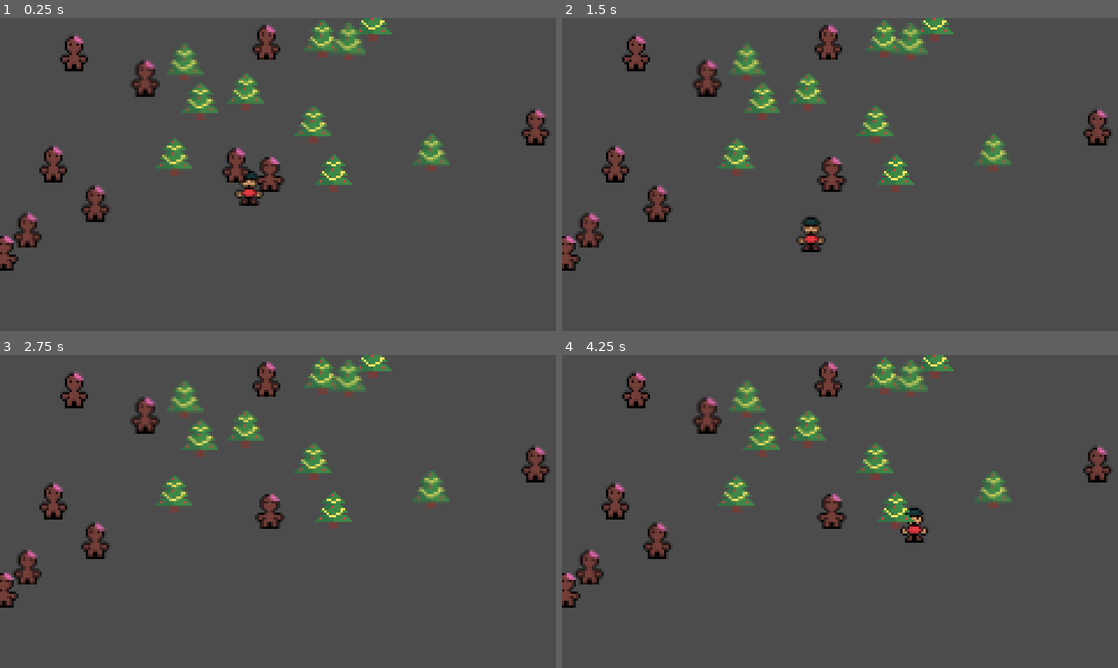
Above: before the commit, frames 1-4 (two rows, left to right).
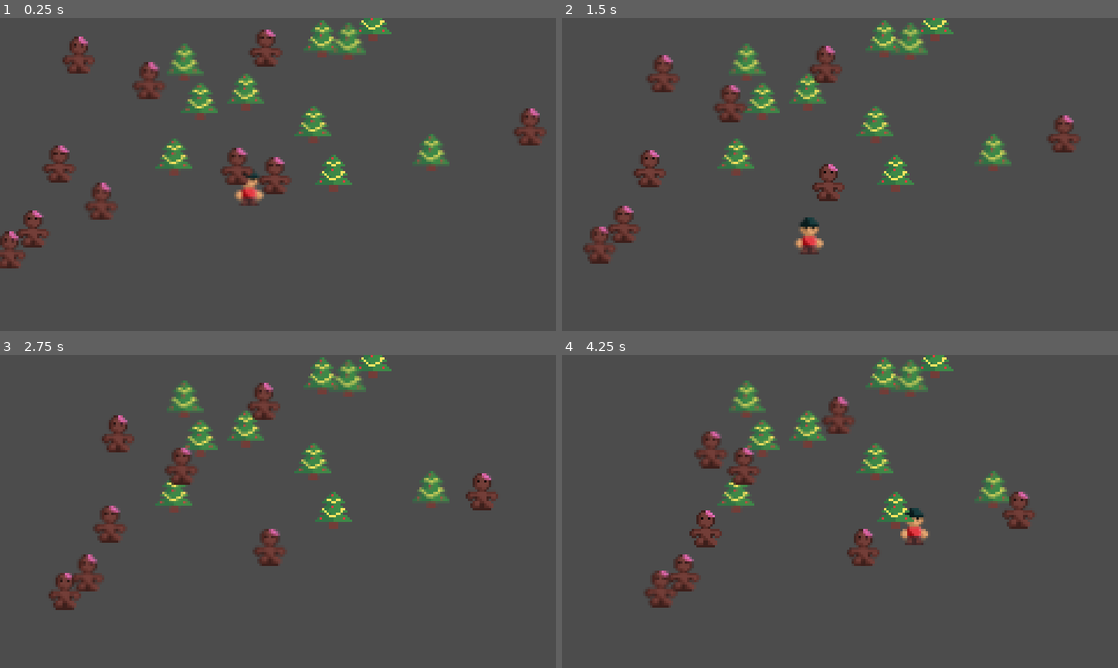
Above: after the commit, the same moments.

Repository: cznrhubarb/feliz-navidead
Game: Godot game, scene res://scn/TestScene.tscn
The game is run twice, just before and just after one commit, with the same random seed, the same clock (stepped at 60 frames per second) and the same inputs.
Inputs (mouse positions are in pixels of both pictures, inside the frame that each line leads up to):
- Up to frame 1 (0.25 s): no input
- Up to frame 2 (1.5 s): move the mouse to (962, 158) at 0.52 s; press the mouse at (962, 158) at 0.53 s; hold D (move_right) 0.53-1.28 s; move the mouse to (728, 190) at 1.27 s; release the mouse at (728, 190) at 1.28 s; hold S (move_down) from 1.28 s (still down); click (728, 190) at 1.35 s
- Up to frame 3 (2.75 s): move the mouse to (333, 442) at 2.02 s; release S (move_down) at 2.03 s; press the mouse at (333, 442) at 2.03 s; hold D (move_right) from 2.03 s (still down)
- Up to frame 4 (4.25 s): move the mouse to (812, 574) at 2.77 s; release D (move_right) at 2.78 s; release the mouse at (812, 574) at 2.78 s; hold W (move_up) 2.78-3.53 s; click (812, 574) at 2.85 s; move the mouse to (1006, 558) at 3.52 s; press the mouse at (1006, 558) at 3.53 s; hold A (move_left) from 3.53 s (still down)

The runs differ from the first frame. In frame 1, 4.1% of the frame differs, in the area x 0-99%, y 2-81%; in frame 2, 6.5%; in frame 3, 6.5%; in frame 4, 7.1%.

Commit message:
New art imported. Gingerbread peeps follow now.

Diff:
--- a/scn/CookieBullet.tscn
+++ b/scn/CookieBullet.tscn
@@ -1,12 +1,10 @@
 [gd_scene load_steps=4 format=2]
 
 [ext_resource path="res://src/CookieBullet.gd" type="Script" id=1]
-[ext_resource path="res://img/cookie.png" type="Texture" id=2]
-
-
+[ext_resource path="res://img/CookieSmall.PNG" type="Texture" id=2]
 
 [sub_resource type="CircleShape2D" id=1]
-radius = 7.42278
+radius = 3.97631
 
 [node name="KinematicBody2D2" type="KinematicBody2D"]
 collision_layer = 2
--- a/scn/GingerBreadMan.tscn
+++ b/scn/GingerBreadMan.tscn
@@ -1,9 +1,7 @@
 [gd_scene load_steps=4 format=2]
 
 [ext_resource path="res://src/GingerBreadMan.gd" type="Script" id=1]
-[ext_resource path="res://img/ginger.png" type="Texture" id=2]
-
-
+[ext_resource path="res://img/GingerdeadMan.PNG" type="Texture" id=2]
 
 [sub_resource type="RectangleShape2D" id=1]
 extents = Vector2( 4.27496, 6.91256 )
--- a/scn/TestScene.tscn
+++ b/scn/TestScene.tscn
@@ -1,7 +1,7 @@
 [gd_scene load_steps=6 format=2]
 
 [ext_resource path="res://src/Child.gd" type="Script" id=1]
-[ext_resource path="res://img/child.png" type="Texture" id=2]
+[ext_resource path="res://img/Boy .PNG" type="Texture" id=2]
 [ext_resource path="res://src/TreeFactory.gd" type="Script" id=3]
 [ext_resource path="res://src/GingerFactory.gd" type="Script" id=4]
 
--- a/scn/Tree.tscn
+++ b/scn/Tree.tscn
@@ -1,7 +1,7 @@
 [gd_scene load_steps=4 format=2]
 
 [ext_resource path="res://src/Tree.gd" type="Script" id=1]
-[ext_resource path="res://img/tree.png" type="Texture" id=2]
+[ext_resource path="res://img/XmasTree.PNG" type="Texture" id=2]
 
 [sub_resource type="RectangleShape2D" id=1]
 extents = Vector2( 3.78215, 6.27253 )
--- a/src/CookieBullet.gd
+++ b/src/CookieBullet.gd
@@ -1,6 +1,6 @@
 extends KinematicBody2D
 
-export var BulletSpeed = 500
+export var BulletSpeed = 400
 var type = "bullet"
 
 var direction = Vector2()
--- a/src/GingerBreadMan.gd
+++ b/src/GingerBreadMan.gd
@@ -1,6 +1,14 @@
 extends KinematicBody2D
 
+export var Speed = 10
+
 var type = "enemy"
+var player
 
-#func _physics_process(delta):
-#
+func _ready():
+	player = get_tree().get_root().find_node("Child", true, false)
+
+func _physics_process(delta):
+	if player:
+		var direction = (player.position - position).normalized()
+		move_and_collide(direction * Speed * delta)
Binary file added: img/Baby.PNG
Not shown, added: img/Baby.PNG.import
Binary file added: img/BadSanta.PNG
Not shown, added: img/BadSanta.PNG.import
Binary file added: img/Boy .PNG
Not shown, added: img/Boy .PNG.import
Binary file added: img/CandyCane.PNG
Not shown, added: img/CandyCane.PNG.import
Binary file added: img/CandyCaneBad.PNG
Not shown, added: img/CandyCaneBad.PNG.import
Binary file added: img/CookieBig.PNG
Not shown, added: img/CookieBig.PNG.import
(and 18 more such lines)
